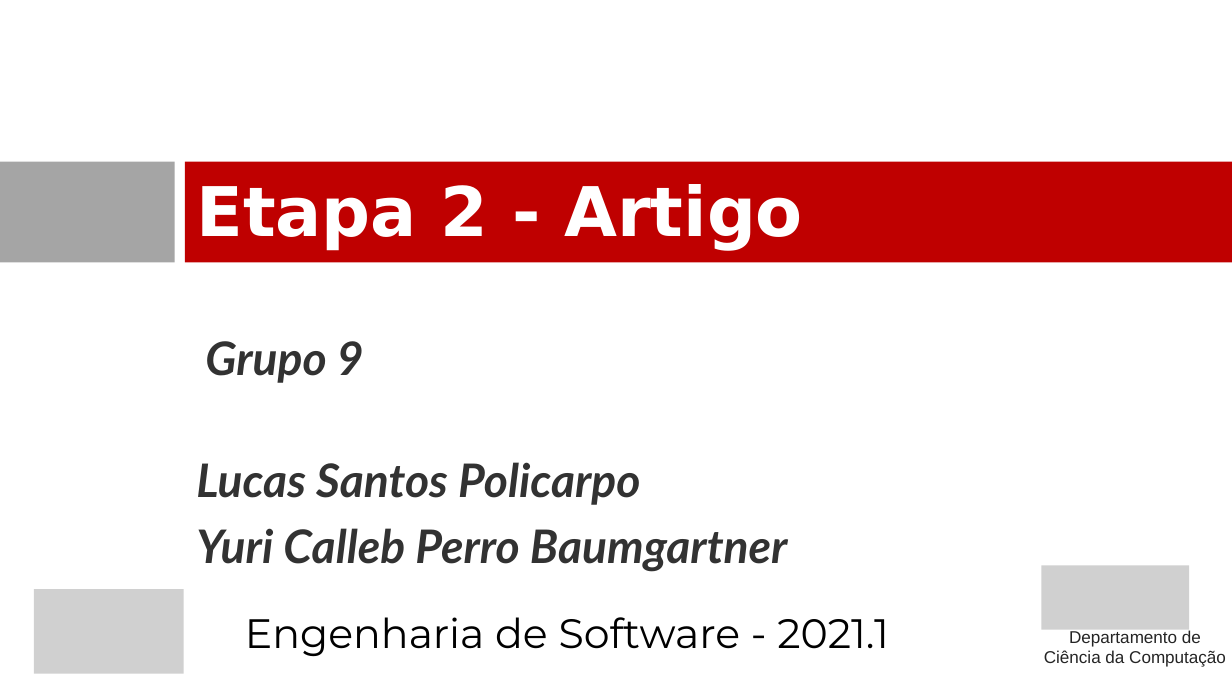
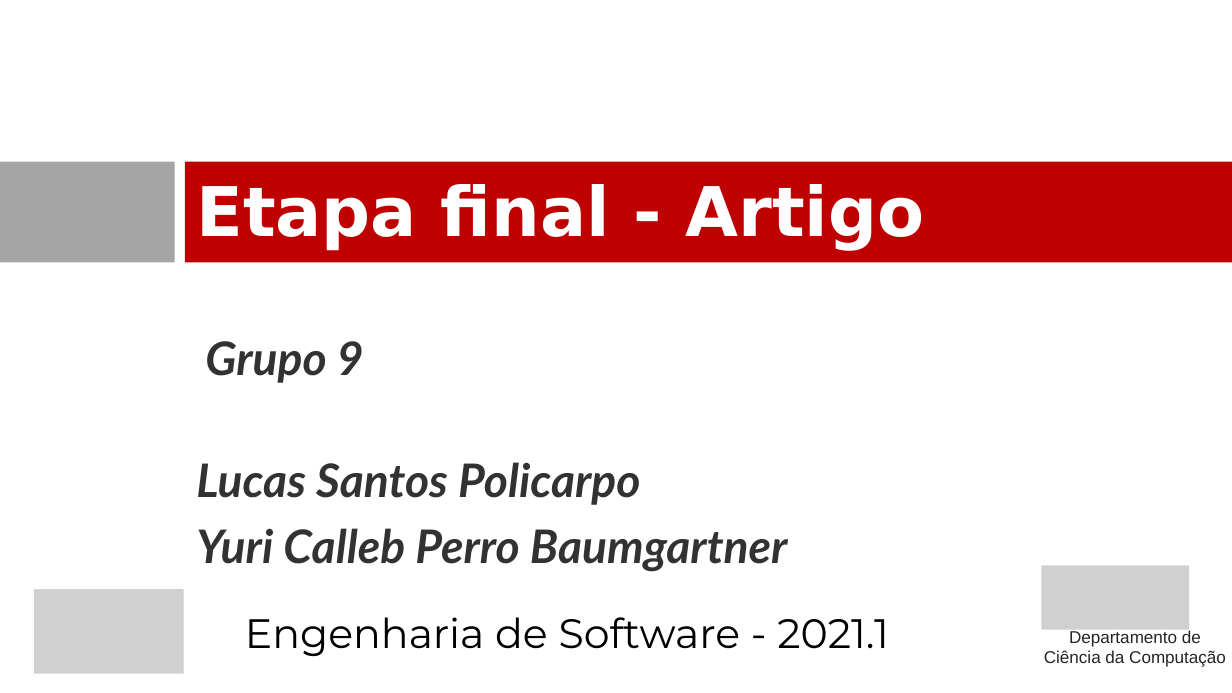
Before and after one commit to YuriPerro/Yuri_Lucas, a slide deck: slide 1 of docs/dcc061-apresentacao-artigo.pptx. Drawn at 1232x693 pixels with LibreOffice and Linux fonts; fonts in the diff are those of the drawing; grey boxes stand for pictures. Boxes give left, top, right and bottom in pixels: in the first picture for what was removed or moved away, otherwise in the second. Text is boxed around its words. In the diff, an @@ line names an element or a change of style, - is before the commit and + after.

Commit message:
Add apresentação do artigo

```diff
--- a/docs/dcc061-apresentacao-artigo.pptx
+++ b/docs/dcc061-apresentacao-artigo.pptx
@@ title at (196,184,925,251): text changed @@
-Etapa 2 - Artigo
+Etapa final - Artigo
```
Also in this commit, not shown: 7 other slides changed, 8 slides added, 5 slides removed, 1 other file.
